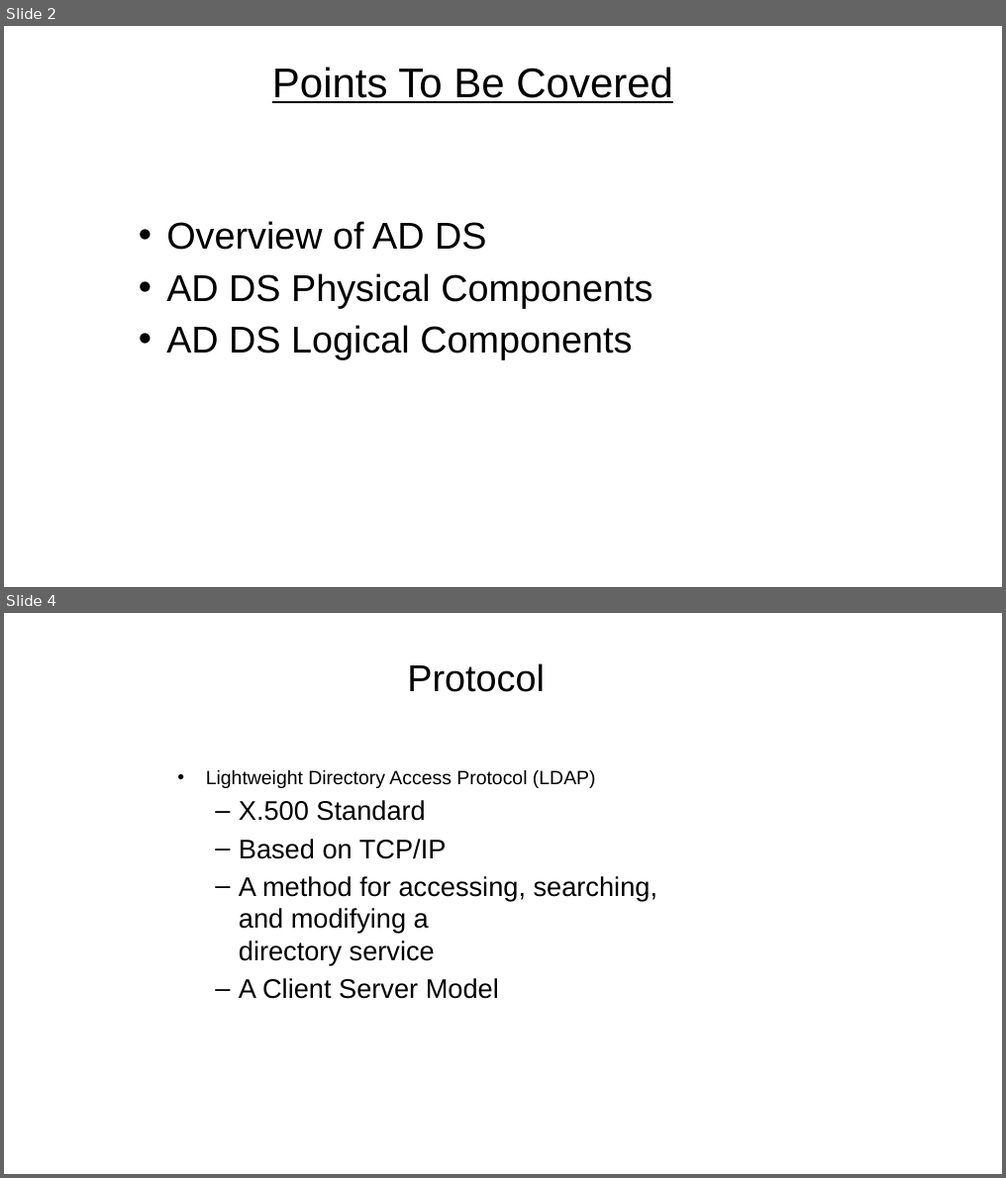
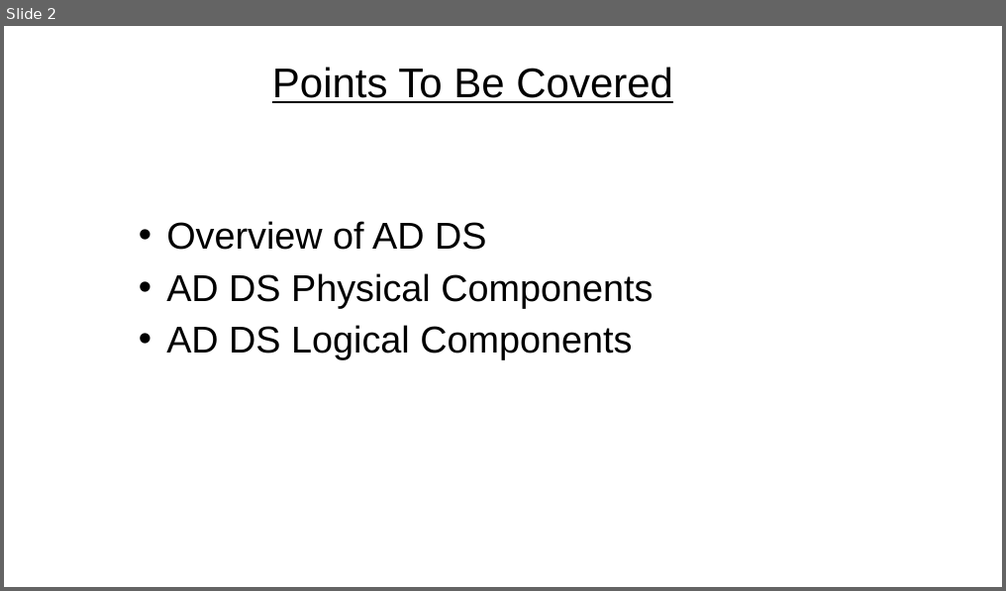
Before and after one commit to dhaval9911/dotfiles, a slide deck: programs/avinash.pptx. Shown one above the other, each under a label of ours: slides 2 and 4 before the commit, slide 2 after it; the slides between them are not shown. The pictures are 1006x1178 and 1006x591 pixels, drawn with LibreOffice and Linux fonts; fonts in the diff are those of the drawing; background and template pictures are left out. Boxes give left, top, right and bottom in pixels: in the first picture for what was removed or moved away, otherwise in the second. Text is boxed around its words. In the diff, an @@ line names an element or a change of style, - is before the commit and + after.

```diff
--- a/programs/avinash.pptx
+++ b/programs/avinash.pptx
@@ slide 4 removed at (x1=4, y1=613, x2=1002, y2=1174), background picture (left out) @@
@@ title removed at (x1=407, y1=663, x2=545, y2=692) @@
-Protocol
@@ text removed at (x1=206, y1=770, x2=657, y2=999) @@
-• Lightweight Directory Access Protocol (LDAP)
-  – X.500 Standard
-  – Based on TCP/IP
-  – A method for accessing, searching, and modifying a
-    directory service
-  – A Client Server Model
```
Also in this commit, not shown: 9 slides changed, 3 other slides removed, 1 other file.
